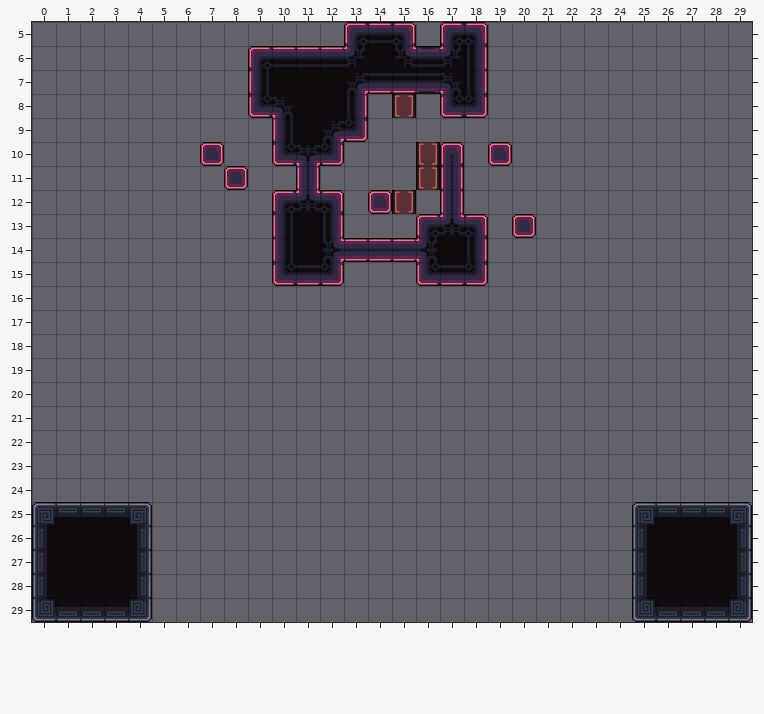
One commit to this Tiled map: data/maps/level_5.tmx. Above is the file before it was changed.
Cells are 64x64 px. Shown: x 0..29, y 5..29.
New version:
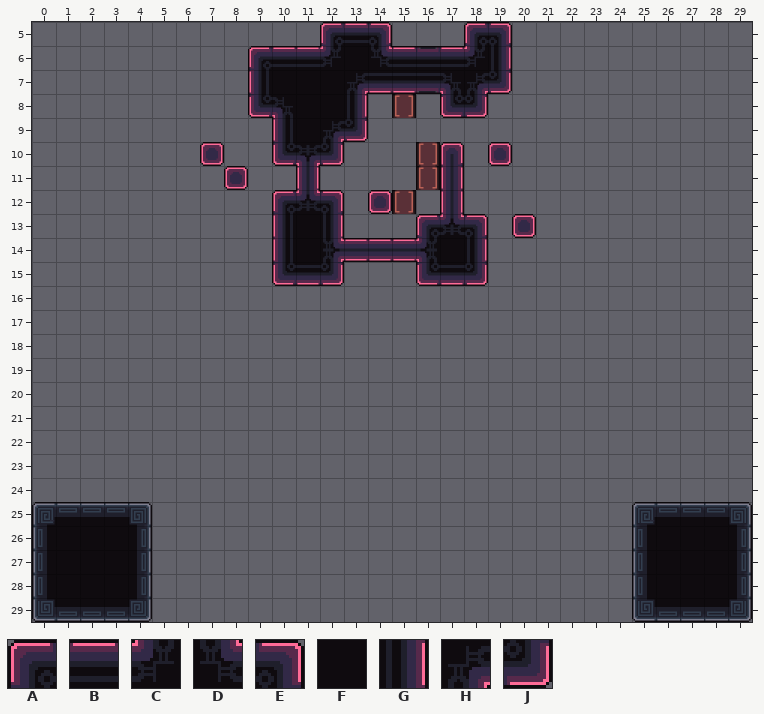
Key: from "tileset_d": A 3, B 5, C 6, D 7, E 8, F 25, G 26, H 43, J 44.
_ is an empty cell.
What changed:
Layer "Main":
Tile E gives way to tile A in row 5 at x 18.
The edit adds tile A in row 5 at x 12.
Tile A gives way to tile B in row 5 at x 13.
Tile C gives way to tile B in row 6 at x 17.
Tile D gives way to tile B in row 6 at x 15.
Tile B gives way to tile C in row 6 at x 12.
Tile G gives way to tile C in row 6 at x 18.
Tile F gives way to tile D in row 6 at x 14.
Tile B gives way to tile E in row 5 at x 14.
The edit adds tile E in row 5 at x 19.
Tile C gives way to tile F in row 6 at x 13.
The edit adds tile G in row 6 at x 19.
Tile G gives way to tile H in row 7 at x 18.
The edit adds tile J in row 7 at x 19.
Tile A is gone in row 5 at x 17.
Tile E is gone in row 5 at x 15.
Boxes around the changes in both pictures, in picture pixels (x1, y1, x2, y2):
changed: (320, 22, 416, 67)
changed: (440, 22, 512, 94)
